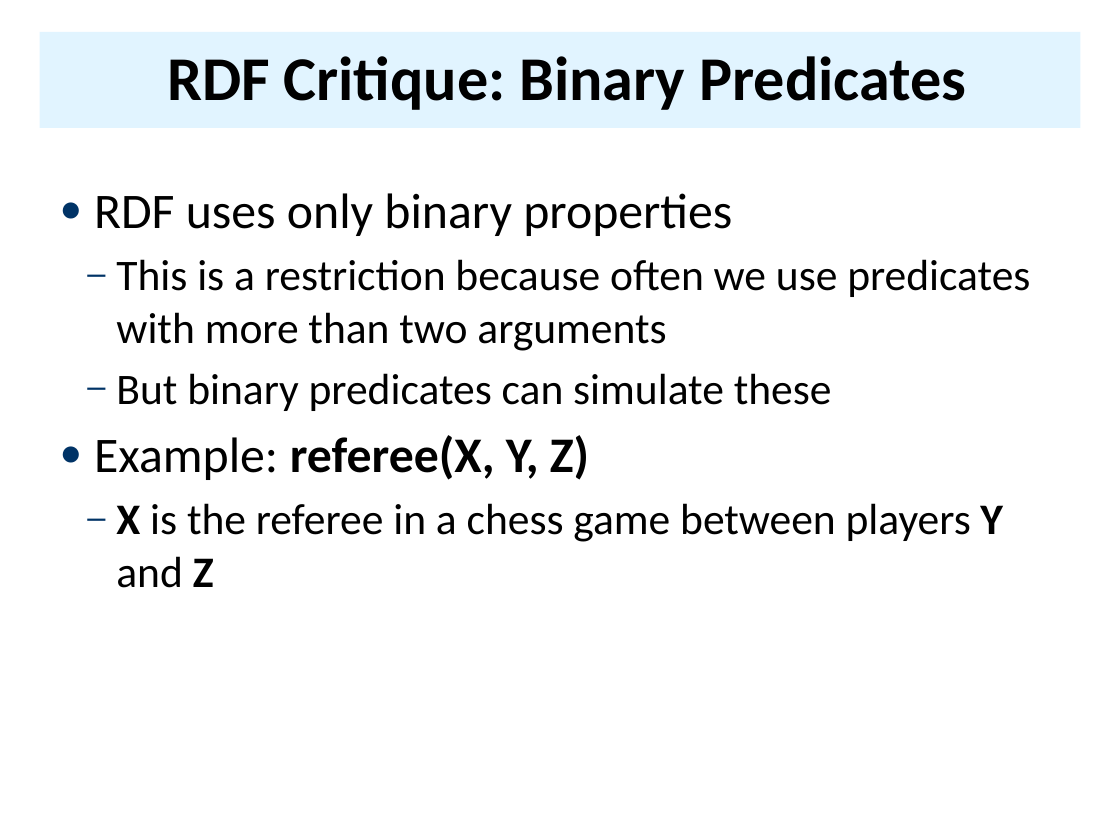
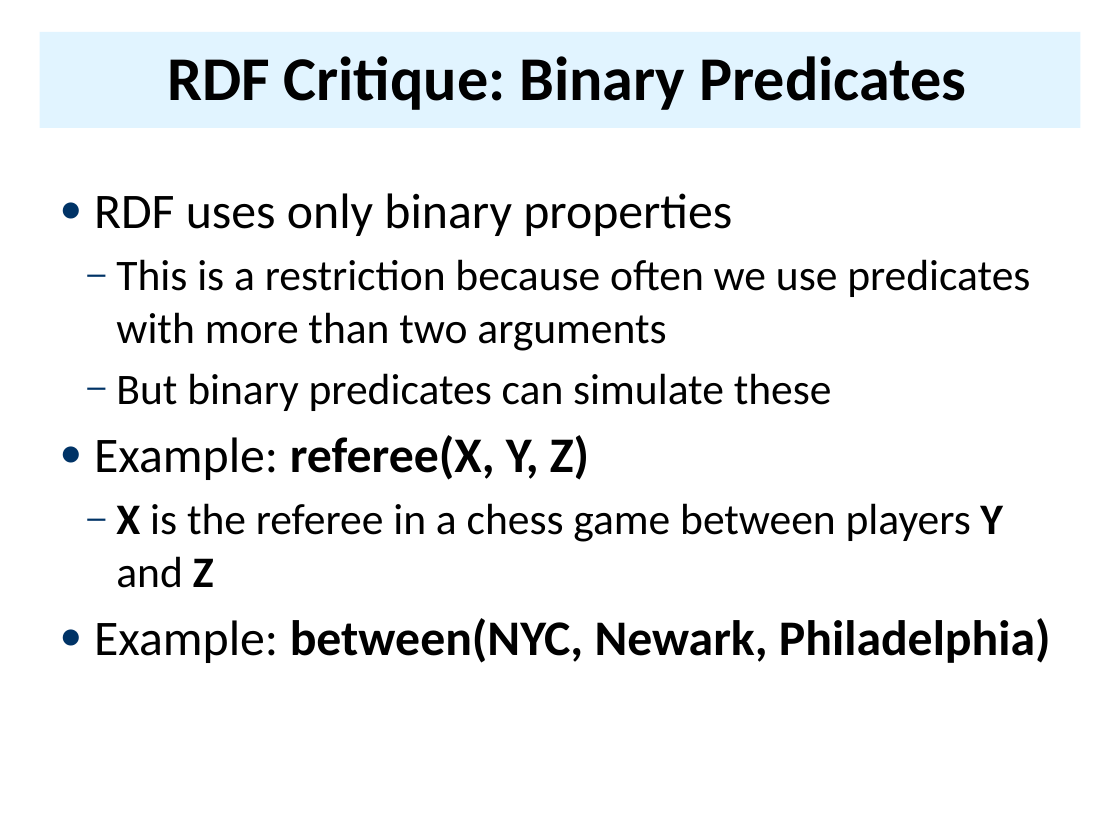
Before and after one commit to UMBC-CMSC-491-691-F19-Knowledge-Graphs/class_material, a slide deck: slide 52 of notes/04_rdf/04rdfSyntax2.pptx (slide 53 before the commit). Drawn at 1120x840 pixels with LibreOffice and Linux fonts; fonts in the diff are those of the drawing. Boxes give left, top, right and bottom in pixels: in the first picture for what was removed or moved away, otherwise in the second. Text is boxed around its words. In the diff, an @@ line names an element or a change of style, - is before the commit and + after.

```diff
--- a/notes/04_rdf/04rdfSyntax2.pptx
+++ b/notes/04_rdf/04rdfSyntax2.pptx
@@ text at [94, 618, 1051, 663]: paragraph added @@
+● Example: between(NYC, Newark, Philadelphia)
```
Also in this commit, not shown: 2 other slides changed, 1 slide removed, 1 other file.
